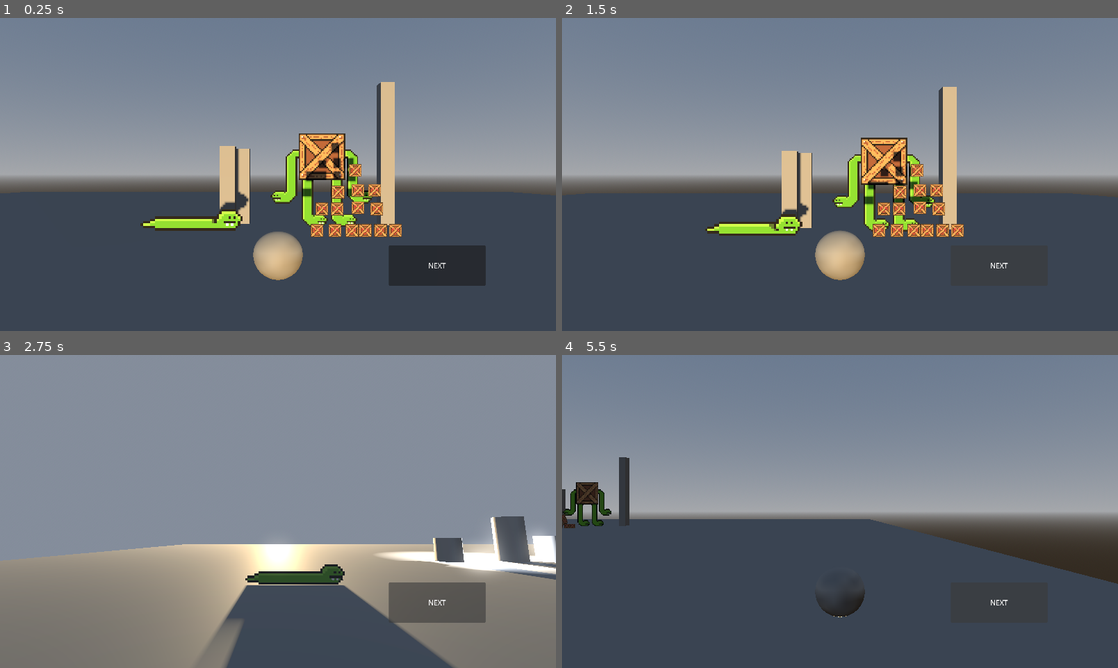
Above: before the commit, frames 1-4 (two rows, left to right).
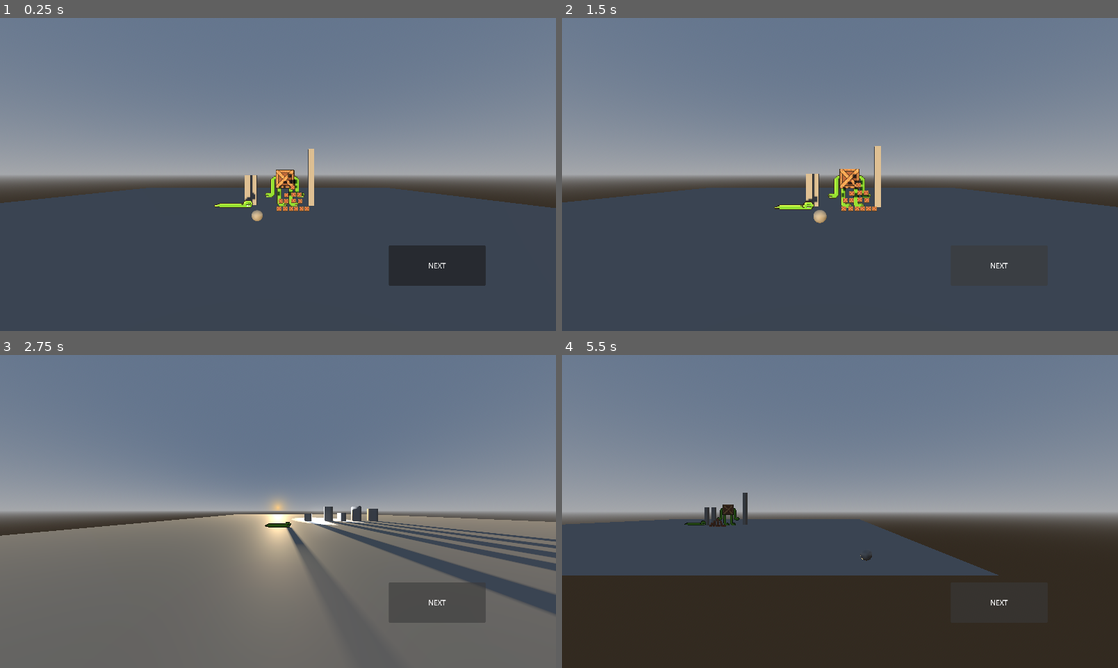
Above: after the commit, the same moments.

Repository: Isaac-Salas/SnikSnakSnek
Game: Godot game, scene res://scenes/world_test.tscn
The game is run twice, just before and just after one commit, with the same random seed, the same clock (stepped at 60 frames per second) and the same inputs.
Inputs:
- Up to frame 1 (0.25 s): no input
- Up to frame 2 (1.5 s): click "NEXT" at 0.5 s; click "NEXT" at 1.25 s
- Up to frame 3 (2.75 s): click "NEXT" at 2 s
- Up to frame 4 (5.5 s): click "NEXT" at 2.75 s; tap Enter (ui_accept) at 3.5, 3.77, 4.52 s; hold Right (ui_right) 3.53-4.28 s; hold Shift (RUN) 3.53-4.28 s; hold Down (ui_down) 4.28-5.03 s; tap Shift (RUN) at 4.35 s; hold Right (ui_right) from 5.03 s (still down); hold Shift (RUN) from 5.03 s (still down)

The runs differ from the first frame. In frame 1, 10% of the frame differs, in the area x 0-100%, y 20-84%; in frame 2, 9.7%; in frame 3, 67%, in the area x 0-100%, y 0-100%; in frame 4, 31%.

Commit message:
Updating shit

Diff:
--- /dev/null
+++ b/player/Player_cam.tscn
@@ -0,0 +1,7 @@
+[gd_scene load_steps=2 format=3 uid="uid://b0x1yf58teq3u"]
+
+[ext_resource type="Script" uid="uid://bgbaexm2ogd7j" path="res://player/player_cam.gd" id="1_kcya2"]
+
+[node name="PlayerCam" type="Camera3D"]
+script = ExtResource("1_kcya2")
+weight = 0.1
--- /dev/null
+++ b/player/SnakePlayer.tscn
@@ -0,0 +1,99 @@
+[gd_scene load_steps=14 format=3 uid="uid://gexeva3rjdvv"]
+
+[ext_resource type="Script" uid="uid://cbyg13wph3gpb" path="res://scenes/character_body_3d.gd" id="1_t4lr6"]
+[ext_resource type="Texture2D" uid="uid://hl44tr5n11us" path="res://assets/sprites/old-snek/Run Snake 1.png" id="2_l6iwl"]
+
+[sub_resource type="AtlasTexture" id="AtlasTexture_43jx6"]
+atlas = ExtResource("2_l6iwl")
+region = Rect2(540, 0, 45, 9)
+
+[sub_resource type="AtlasTexture" id="AtlasTexture_q63hf"]
+atlas = ExtResource("2_l6iwl")
+region = Rect2(585, 0, 45, 9)
+
+[sub_resource type="AtlasTexture" id="AtlasTexture_rd85c"]
+atlas = ExtResource("2_l6iwl")
+region = Rect2(630, 0, 45, 9)
+
+[sub_resource type="AtlasTexture" id="AtlasTexture_m5812"]
+atlas = ExtResource("2_l6iwl")
+region = Rect2(675, 0, 45, 9)
+
+[sub_resource type="AtlasTexture" id="AtlasTexture_l2w0a"]
+atlas = ExtResource("2_l6iwl")
+region = Rect2(720, 0, 45, 9)
+
+[sub_resource type="AtlasTexture" id="AtlasTexture_fs4ey"]
+atlas = ExtResource("2_l6iwl")
+region = Rect2(765, 0, 45, 9)
+
+[sub_resource type="AtlasTexture" id="AtlasTexture_bly5d"]
+atlas = ExtResource("2_l6iwl")
+region = Rect2(810, 0, 45, 9)
+
+[sub_resource type="AtlasTexture" id="AtlasTexture_mjl07"]
+atlas = ExtResource("2_l6iwl")
+region = Rect2(855, 0, 45, 9)
+
+[sub_resource type="AtlasTexture" id="AtlasTexture_53ck0"]
+atlas = ExtResource("2_l6iwl")
+region = Rect2(900, 0, 45, 9)
+
+[sub_resource type="SpriteFrames" id="SpriteFrames_ii7st"]
+animations = [{
+"frames": [{
+"duration": 1.0,
+"texture": SubResource("AtlasTexture_43jx6")
+}],
+"loop": false,
+"name": &"default",
+"speed": 5.0
+}, {
+"frames": [{
+"duration": 1.0,
+"texture": SubResource("AtlasTexture_q63hf")
+}, {
+"duration": 1.0,
+"texture": SubResource("AtlasTexture_rd85c")
+}, {
+"duration": 1.0,
+"texture": SubResource("AtlasTexture_m5812")
+}, {
+"duration": 1.0,
+"texture": SubResource("AtlasTexture_l2w0a")
+}, {
+"duration": 1.0,
+"texture": SubResource("AtlasTexture_fs4ey")
+}, {
+"duration": 1.0,
+"texture": SubResource("AtlasTexture_bly5d")
+}, {
+"duration": 1.0,
+"texture": SubResource("AtlasTexture_mjl07")
+}, {
+"duration": 1.0,
+"texture": SubResource("AtlasTexture_53ck0")
+}],
+"loop": true,
+"name": &"run",
+"speed": 10.0
+}]
+
+[sub_resource type="BoxShape3D" id="BoxShape3D_u08mu"]
+size = Vector3(0.485, 0.104102, 1)
+
+[node name="Snake" type="CharacterBody3D"]
+script = ExtResource("1_t4lr6")
+
+[node name="AnimatedSprite3D" type="AnimatedSprite3D" parent="."]
+transform = Transform3D(1, 0, 0, 0, 1, 0, 0, 0, 1, 0, 0.188683, -0.631974)
+pixel_size = 0.05
+shaded = true
+alpha_cut = 1
+texture_filter = 2
+sprite_frames = SubResource("SpriteFrames_ii7st")
+frame_progress = 1.0
+
+[node name="CollisionShape3D" type="CollisionShape3D" parent="."]
+transform = Transform3D(1, 0, 0, 0, 1, 0, 0, 0, 1, 0, 0.0128542, 0)
+shape = SubResource("BoxShape3D_u08mu")
--- /dev/null
+++ b/player/player_cam.gd
@@ -0,0 +1,12 @@
+extends Camera3D
+
+@export var follow_target: Node3D
+@export var follow_offset: Vector3
+@export var look_target: Node3D
+@export var weight : float
+
+func _process(delta):
+	if follow_target != null:
+		global_position = lerp(global_position, (follow_target.global_position + follow_offset) ,weight)
+	if look_target != null:
+		look_at(look_target.global_position)
--- a/project.godot
+++ b/project.godot
@@ -13,7 +13,7 @@
 config/name="SnikSnakSnek"
 run/main_scene="uid://dumanc85p6k1c"
 config/features=PackedStringArray("4.4", "Forward Plus")
-config/icon="res://icon.svg"
+config/icon="uid://bhfckwj7kdfgx"
 
 [display]
 
--- a/scenes/2DTest.tscn
+++ b/scenes/2DTest.tscn
@@ -1,87 +1,7 @@
-[gd_scene load_steps=24 format=3 uid="uid://bkf611yqt2k5g"]
+[gd_scene load_steps=12 format=3 uid="uid://bkf611yqt2k5g"]
 
 [ext_resource type="Script" uid="uid://byjm6o5fvrusk" path="res://scenes/2d_test.gd" id="1_43jx6"]
-[ext_resource type="Script" uid="uid://cbyg13wph3gpb" path="res://scenes/character_body_3d.gd" id="1_pmu2w"]
-[ext_resource type="Texture2D" uid="uid://hl44tr5n11us" path="res://assets/sprites/old-snek/Run Snake 1.png" id="2_u08mu"]
-
-[sub_resource type="AtlasTexture" id="AtlasTexture_43jx6"]
-atlas = ExtResource("2_u08mu")
-region = Rect2(540, 0, 45, 9)
-
-[sub_resource type="AtlasTexture" id="AtlasTexture_q63hf"]
-atlas = ExtResource("2_u08mu")
-region = Rect2(585, 0, 45, 9)
-
-[sub_resource type="AtlasTexture" id="AtlasTexture_rd85c"]
-atlas = ExtResource("2_u08mu")
-region = Rect2(630, 0, 45, 9)
-
-[sub_resource type="AtlasTexture" id="AtlasTexture_m5812"]
-atlas = ExtResource("2_u08mu")
-region = Rect2(675, 0, 45, 9)
-
-[sub_resource type="AtlasTexture" id="AtlasTexture_l2w0a"]
-atlas = ExtResource("2_u08mu")
-region = Rect2(720, 0, 45, 9)
-
-[sub_resource type="AtlasTexture" id="AtlasTexture_fs4ey"]
-atlas = ExtResource("2_u08mu")
-region = Rect2(765, 0, 45, 9)
-
-[sub_resource type="AtlasTexture" id="AtlasTexture_bly5d"]
-atlas = ExtResource("2_u08mu")
-region = Rect2(810, 0, 45, 9)
-
-[sub_resource type="AtlasTexture" id="AtlasTexture_mjl07"]
-atlas = ExtResource("2_u08mu")
-region = Rect2(855, 0, 45, 9)
-
-[sub_resource type="AtlasTexture" id="AtlasTexture_53ck0"]
-atlas = ExtResource("2_u08mu")
-region = Rect2(900, 0, 45, 9)
-
-[sub_resource type="SpriteFrames" id="SpriteFrames_ii7st"]
-animations = [{
-"frames": [{
-"duration": 1.0,
-"texture": SubResource("AtlasTexture_43jx6")
-}],
-"loop": false,
-"name": &"default",
-"speed": 5.0
-}, {
-"frames": [{
-"duration": 1.0,
-"texture": SubResource("AtlasTexture_q63hf")
-}, {
-"duration": 1.0,
-"texture": SubResource("AtlasTexture_rd85c")
-}, {
-"duration": 1.0,
-"texture": SubResource("AtlasTexture_m5812")
-}, {
-"duration": 1.0,
-"texture": SubResource("AtlasTexture_l2w0a")
-}, {
-"duration": 1.0,
-"texture": SubResource("AtlasTexture_fs4ey")
-}, {
-"duration": 1.0,
-"texture": SubResource("AtlasTexture_bly5d")
-}, {
-"duration": 1.0,
-"texture": SubResource("AtlasTexture_mjl07")
-}, {
-"duration": 1.0,
-"texture": SubResource("AtlasTexture_53ck0")
-}],
-"loop": true,
-"name": &"run",
-"speed": 10.0
-}]
-
-[sub_resource type="BoxShape3D" id="BoxShape3D_u08mu"]
-size = Vector3(0.485, 0.104102, 1)
+[ext_resource type="PackedScene" uid="uid://gexeva3rjdvv" path="res://player/SnakePlayer.tscn" id="2_u08mu"]
 
 [sub_resource type="PlaneMesh" id="PlaneMesh_43jx6"]
 size = Vector2(50, 50)
@@ -91,16 +11,15 @@
 
 [sub_resource type="ProceduralSkyMaterial" id="ProceduralSkyMaterial_u08mu"]
 
-[sub_resource type="Sky" id="Sky_puv4i"]
+[sub_resource type="Sky" id="Sky_u08mu"]
 sky_material = SubResource("ProceduralSkyMaterial_u08mu")
 
 [sub_resource type="Environment" id="Environment_43jx6"]
 background_mode = 2
-sky = SubResource("Sky_puv4i")
+sky = SubResource("Sky_u08mu")
 glow_enabled = true
-fog_enabled = true
 volumetric_fog_enabled = true
-volumetric_fog_density = 0.1
+volumetric_fog_density = 0.02
 
 [sub_resource type="CylinderMesh" id="CylinderMesh_u08mu"]
 
@@ -145,27 +64,6 @@
 [node name="2dTest" type="Node3D"]
 script = ExtResource("1_43jx6")
 
-[node name="CharacterBody3D" type="CharacterBody3D" parent="."]
-transform = Transform3D(1, 0, 0, 0, 1, 0, 0, 0, 1, -12.2893, 0.0777692, -0.339923)
-script = ExtResource("1_pmu2w")
-
-[node name="AnimatedSprite3D" type="AnimatedSprite3D" parent="CharacterBody3D"]
-transform = Transform3D(1, 0, 0, 0, 1, 0, 0, 0, 1, 0, 0.188683, -0.631974)
-pixel_size = 0.05
-shaded = true
-alpha_cut = 1
-alpha_antialiasing_edge = 0.62
-texture_filter = 2
-sprite_frames = SubResource("SpriteFrames_ii7st")
-frame_progress = 1.0
-
-[node name="CollisionShape3D" type="CollisionShape3D" parent="CharacterBody3D"]
-transform = Transform3D(1, 0, 0, 0, 1, 0, 0, 0, 1, 0, 0.0128542, 0)
-shape = SubResource("BoxShape3D_u08mu")
-
-[node name="Camera3D" type="Camera3D" parent="CharacterBody3D"]
-transform = Transform3D(1, 0, 0, 0, 0.992876, -0.119149, 0, 0.119149, 0.992876, -0.386959, 1.05223, 4.10363)
-
 [node name="StaticBody3D" type="StaticBody3D" parent="."]
 
 [node name="MeshInstance3D" type="MeshInstance3D" parent="StaticBody3D"]
@@ -177,6 +75,7 @@
 [node name="OmniLight3D" type="OmniLight3D" parent="."]
 transform = Transform3D(1, 0, 0, 0, 1, 0, 0, 0, 1, 4.97335, 0.528906, -6.43856)
 light_energy = 16.0
+light_volumetric_fog_energy = 9.095
 shadow_enabled = true
 
 [node name="WorldEnvironment" type="WorldEnvironment" parent="."]
@@ -229,4 +128,11 @@
 }
 autoplay = "new_animation"
 
+[node name="Snake" parent="." instance=ExtResource("2_u08mu")]
+transform = Transform3D(1, 0, 0, 0, 1, 0, 0, 0, 1, -9.35849, 0.0368171, -0.503796)
+
+[node name="Camera3D" type="Camera3D" parent="Snake"]
+transform = Transform3D(1, 0, 0, 0, 0.999937, 0.0111873, 0, -0.0111873, 0.999937, 0, 1.36817, 6.02913)
+fov = 126.563
+
 [connection signal="pressed" from="Control/Button" to="." method="_on_button_pressed"]
--- /dev/null
+++ b/scenes/Demo.tscn
@@ -0,0 +1,134 @@
+[gd_scene load_steps=11 format=3 uid="uid://3qlvse3116tw"]
+
+[ext_resource type="PackedScene" uid="uid://gexeva3rjdvv" path="res://player/SnakePlayer.tscn" id="1_e228u"]
+[ext_resource type="ArrayMesh" uid="uid://ci5vocxp4u5yk" path="res://assets/models/Forest/model.obj" id="2_spdx3"]
+
+[sub_resource type="StandardMaterial3D" id="StandardMaterial3D_spdx3"]
+albedo_color = Color(0.37, 0.0925, 0.0925, 1)
+
+[sub_resource type="PlaneMesh" id="PlaneMesh_spdx3"]
+size = Vector2(300, 300)
+
+[sub_resource type="BoxShape3D" id="BoxShape3D_puwen"]
+size = Vector3(300, 0.08, 300)
+
+[sub_resource type="Gradient" id="Gradient_spdx3"]
+colors = PackedColorArray(0, 0.05, 0.00583334, 1, 1, 0.893333, 0.8, 1)
+
+[sub_resource type="GradientTexture2D" id="GradientTexture2D_puwen"]
+gradient = SubResource("Gradient_spdx3")
+
+[sub_resource type="ProceduralSkyMaterial" id="ProceduralSkyMaterial_e228u"]
+
+[sub_resource type="Sky" id="Sky_puv4i"]
+sky_material = SubResource("ProceduralSkyMaterial_e228u")
+
+[sub_resource type="Environment" id="Environment_spdx3"]
+background_mode = 2
+sky = SubResource("Sky_puv4i")
+glow_enabled = true
+volumetric_fog_enabled = true
+volumetric_fog_density = 0.02
+adjustment_enabled = true
+adjustment_color_correction = SubResource("GradientTexture2D_puwen")
+
+[node name="Node3D" type="Node3D"]
+
+[node name="Snake" parent="." instance=ExtResource("1_e228u")]
+transform = Transform3D(1, 0, 0, 0, 1, 0, 0, 0, 1, -9.35849, 0.0368171, -0.503796)
+
+[node name="Camera3D" type="Camera3D" parent="Snake"]
+transform = Transform3D(1, 0, 0, 0, 0.999937, 0.0111873, 0, -0.0111873, 0.999937, 0, 1.36817, 6.02913)
+fov = 126.563
+
+[node name="StaticBody3D" type="StaticBody3D" parent="."]
+
+[node name="MeshInstance3D" type="MeshInstance3D" parent="StaticBody3D"]
+material_override = SubResource("StandardMaterial3D_spdx3")
+mesh = SubResource("PlaneMesh_spdx3")
+skeleton = NodePath("../..")
+
+[node name="CollisionShape3D" type="CollisionShape3D" parent="StaticBody3D"]
+shape = SubResource("BoxShape3D_puwen")
+
+[node name="WorldEnvironment" type="WorldEnvironment" parent="."]
+environment = SubResource("Environment_spdx3")
+
+[node name="DirectionalLight3D" type="DirectionalLight3D" parent="."]
+transform = Transform3D(1, 0, 0, 0, -0.765438, 0.643509, 0, -0.643509, -0.765438, 0, 2.22761, 4.56326)
+light_color = Color(1, 0.803922, 0.509804, 1)
+light_volumetric_fog_energy = 3.0
+light_specular = 5.0
+shadow_enabled = true
+
+[node name="Model" type="MeshInstance3D" parent="."]
+transform = Transform3D(10, 0, 0, 0, 10, 0, 0, 0, 10, -9.27596, -0.0811625, -25.1467)
+mesh = ExtResource("2_spdx3")
+
+[node name="Model2" type="MeshInstance3D" parent="."]
+transform = Transform3D(10, 0, 0, 0, 10, 0, 0, 0, 10, 16.2498, -0.0811625, -25.1467)
+mesh = ExtResource("2_spdx3")
+
+[node name="Model3" type="MeshInstance3D" parent="."]
+transform = Transform3D(10, 0, 0, 0, 10, 0, 0, 0, 10, -27.4561, -0.0811625, -25.1467)
+mesh = ExtResource("2_spdx3")
+
+[node name="Model4" type="MeshInstance3D" parent="."]
+transform = Transform3D(10, 0, 0, 0, 10, 0, 0, 0, 10, -27.4561, -0.0811625, -16.3109)
+mesh = ExtResource("2_spdx3")
+
+[node name="Model5" type="MeshInstance3D" parent="."]
+transform = Transform3D(10, 0, 0, 0, 10, 0, 0, 0, 10, -0.475891, -0.0811625, -16.3109)
+mesh = ExtResource("2_spdx3")
+
+[node name="Model6" type="MeshInstance3D" parent="."]
+transform = Transform3D(10, 0, 0, 0, 10, 0, 0, 0, 10, 17.4003, -0.0811625, -16.3109)
+mesh = ExtResource("2_spdx3")
+
+[node name="Model7" type="MeshInstance3D" parent="."]
+transform = Transform3D(10, 0, 0, 0, 10, 0, 0, 0, 10, 61.5063, -0.0811625, -25.1467)
+mesh = ExtResource("2_spdx3")
+
+[node name="Model8" type="MeshInstance3D" parent="."]
+transform = Transform3D(10, 0, 0, 0, 10, 0, 0, 0, 10, 87.0321, -0.0811625, -25.1467)
+mesh = ExtResource("2_spdx3")
+
+[node name="Model9" type="MeshInstance3D" parent="."]
+transform = Transform3D(10, 0, 0, 0, 10, 0, 0, 0, 10, 43.3262, -0.0811625, -25.1467)
+mesh = ExtResource("2_spdx3")
+
+[node name="Model10" type="MeshInstance3D" parent="."]
+transform = Transform3D(10, 0, 0, 0, 10, 0, 0, 0, 10, 43.3262, -0.0811625, -16.3109)
+mesh = ExtResource("2_spdx3")
+
+[node name="Model11" type="MeshInstance3D" parent="."]
+transform = Transform3D(10, 0, 0, 0, 10, 0, 0, 0, 10, 70.3064, -0.0811625, -16.3109)
+mesh = ExtResource("2_spdx3")
+
+[node name="Model12" type="MeshInstance3D" parent="."]
+transform = Transform3D(10, 0, 0, 0, 10, 0, 0, 0, 10, 88.1825, -0.0811625, -16.3109)
+mesh = ExtResource("2_spdx3")
+
+[node name="Model13" type="MeshInstance3D" parent="."]
+transform = Transform3D(10, 0, 0, 0, 10, 0, 0, 0, 10, -79.5588, -0.0811625, -25.1467)
+mesh = ExtResource("2_spdx3")
+
+[node name="Model14" type="MeshInstance3D" parent="."]
+transform = Transform3D(10, 0, 0, 0, 10, 0, 0, 0, 10, -54.033, -0.0811625, -25.1467)
+mesh = ExtResource("2_spdx3")
+
+[node name="Model15" type="MeshInstance3D" parent="."]
+transform = Transform3D(10, 0, 0, 0, 10, 0, 0, 0, 10, -97.739, -0.0811625, -25.1467)
+mesh = ExtResource("2_spdx3")
+
+[node name="Model16" type="MeshInstance3D" parent="."]
+transform = Transform3D(10, 0, 0, 0, 10, 0, 0, 0, 10, -97.739, -0.0811625, -16.3109)
+mesh = ExtResource("2_spdx3")
+
+[node name="Model17" type="MeshInstance3D" parent="."]
+transform = Transform3D(10, 0, 0, 0, 10, 0, 0, 0, 10, -70.7588, -0.0811625, -16.3109)
+mesh = ExtResource("2_spdx3")
+
+[node name="Model18" type="MeshInstance3D" parent="."]
+transform = Transform3D(10, 0, 0, 0, 10, 0, 0, 0, 10, -52.8826, -0.0811625, -16.3109)
+mesh = ExtResource("2_spdx3")
--- a/scenes/character_body_3d.gd
+++ b/scenes/character_body_3d.gd
@@ -1,7 +1,8 @@
 extends CharacterBody3D
-
+class_name SnakePlayer
 @onready var ANIMATION: AnimatedSprite3D = $AnimatedSprite3D
 
+var Snakes = 1
 const SPEED = 5.0
 const JUMP_VELOCITY = 4.5
 var running = false
@@ -46,6 +47,7 @@
 		else:
 			if MOMENTUM > 0.1 :
 				MOMENTUM -= 0.1
+
 			velocity.x = direction.x * (SPEED+MOMENTUM)
 			#velocity.z = direction.z * SPEED+MOMENTUM/2
 
--- a/scenes/world_test.tscn
+++ b/scenes/world_test.tscn
@@ -1,10 +1,11 @@
-[gd_scene load_steps=25 format=3 uid="uid://dumanc85p6k1c"]
+[gd_scene load_steps=26 format=3 uid="uid://dumanc85p6k1c"]
 
 [ext_resource type="Texture2D" uid="uid://hl44tr5n11us" path="res://assets/sprites/old-snek/Run Snake 1.png" id="1_7mhm3"]
 [ext_resource type="Script" uid="uid://dy4wt5qavog5q" path="res://scenes/world_test.gd" id="1_puv4i"]
 [ext_resource type="Texture2D" uid="uid://cpte3pe5u5vvd" path="res://assets/sprites/old-snek/FULL SNEK.png" id="3_1moov"]
 [ext_resource type="Texture2D" uid="uid://buxgm4tyopd0q" path="res://assets/sprites/old-box/1.png" id="4_63fu1"]
 [ext_resource type="Script" uid="uid://c7nly3rwxnidr" path="res://scenes/ball_character.gd" id="5_ob026"]
+[ext_resource type="PackedScene" uid="uid://b0x1yf58teq3u" path="res://player/Player_cam.tscn" id="6_4lv6h"]
 
 [sub_resource type="AtlasTexture" id="AtlasTexture_puv4i"]
 atlas = ExtResource("1_7mhm3")
@@ -349,10 +350,6 @@
 
 [node name="CollisionShape3D" type="CollisionShape3D" parent="BallCharacter"]
 shape = SubResource("SphereShape3D_ob026")
-
-[node name="Camera3D" type="Camera3D" parent="BallCharacter"]
-transform = Transform3D(1, 0, 0, 0, 1, 0, 0, 0, 1, 0, 0.802733, 3.65488)
-keep_aspect = 0
 
 [node name="Control" type="Control" parent="."]
 layout_mode = 3
@@ -368,4 +365,9 @@
 offset_bottom = 616.0
 text = "NEXT"
 
+[node name="PlayerCam" parent="." node_paths=PackedStringArray("follow_target") instance=ExtResource("6_4lv6h")]
+transform = Transform3D(1, 0, 0, 0, 1, 0, 0, 0, 1, 1.14271, 1.82944, 10.8429)
+follow_target = NodePath("../BallCharacter")
+follow_offset = Vector3(1.14271, 1.82944, 10.8429)
+
 [connection signal="pressed" from="Control/Button" to="." method="_on_button_pressed"]
Not shown, added: assets/models/Forest/materials.mtl
Not shown, added: assets/models/Forest/model.obj
Not shown, added: assets/models/Forest/model.obj.import
Binary file added: assets/sprites/old-snek/SNEK.png
Not shown, added: assets/sprites/old-snek/SNEK.png.import
Not shown, added: player/player_cam.gd.uid
Not shown, added: assets/models/Forest/materials.mtl.bak
